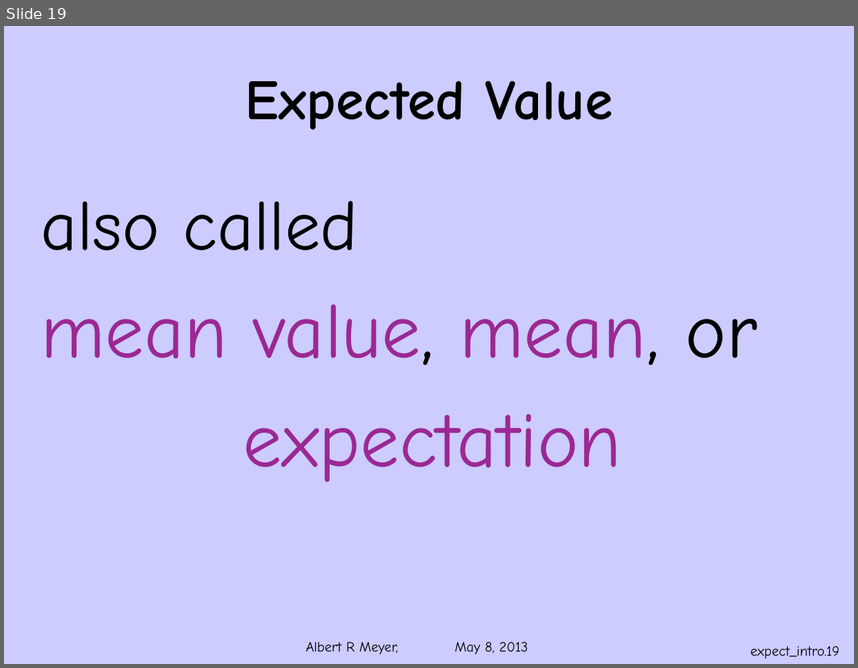
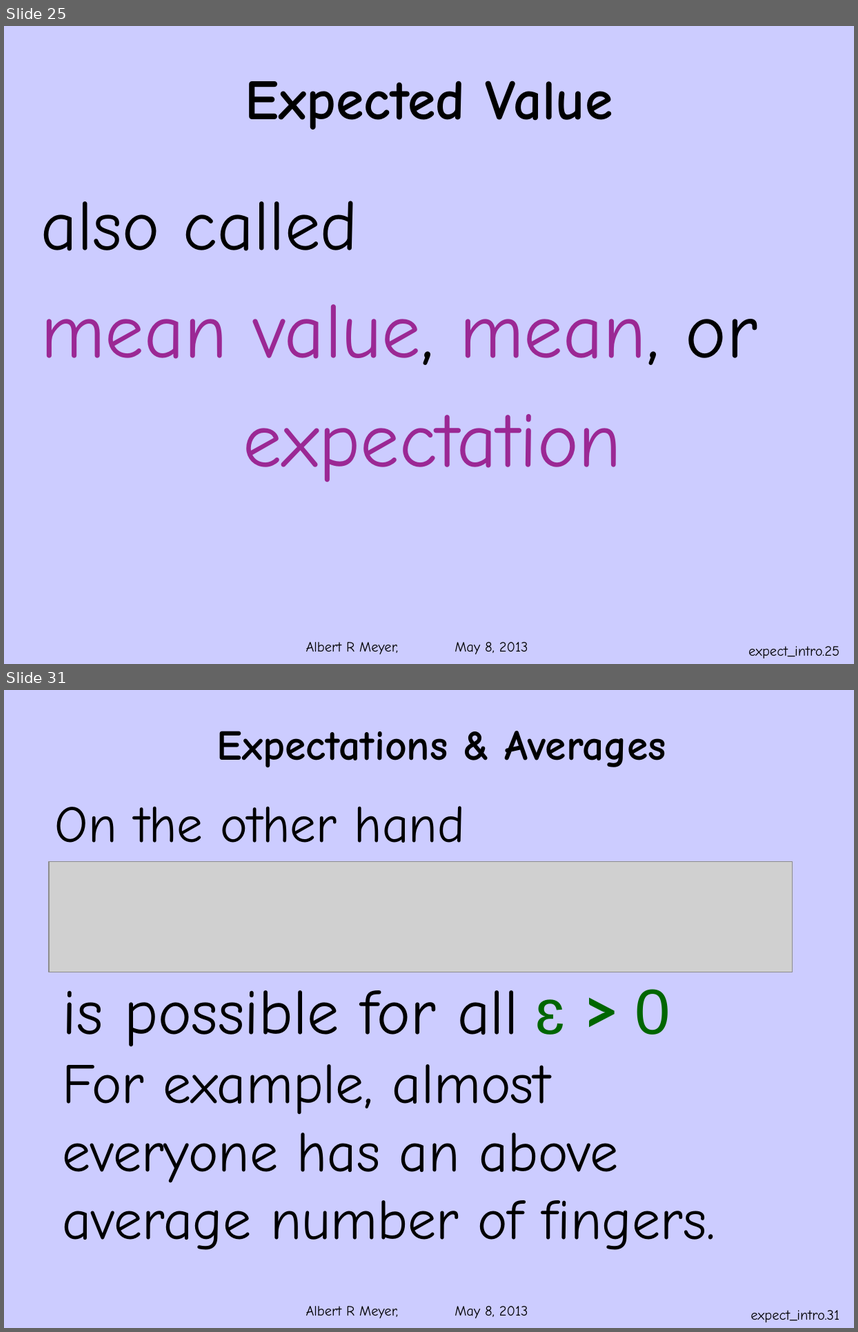
Before and after one commit to armeyer/mcs_web, a slide deck: spring13/slides13/ranvar-expect-intro.pptx. Shown one above the other, each under a label of ours: slide 19 before the commit, slides 25 and 31 after it; the slides between them are not shown. The pictures are 858x668 and 858x1332 pixels, drawn with LibreOffice and Linux fonts; fonts in the diff are those of the drawing; grey boxes stand for pictures; background and template pictures are left out. Boxes give left, top, right and bottom in pixels: in the first picture for what was removed or moved away, otherwise in the second. Text is boxed around its words. In the diff, an @@ line names an element or a change of style, - is before the commit and + after.

Commit message:
extend ranvar-expect-intro.pptx

```diff
--- a/spring13/slides13/ranvar-expect-intro.pptx
+++ b/spring13/slides13/ranvar-expect-intro.pptx
@@ slide 31 added at [4, 690, 854, 1328], background #CCCCFF; not listed: 1 template element that a slide beside it also shows @@
@@ title added at [217, 731, 666, 768], 36 pt, text #000000, bold @@
+Expectations & Averages
@@ text added at [55, 806, 466, 842], 44 pt, text #000000 @@
+On the other hand
@@ picture added at [49, 861, 792, 972] @@
@@ text added at [62, 989, 715, 1250], 48 pt, text #000000 @@
+is possible for all ɛ > 0
+For example, almost
+everyone has an above
+average number of fingers.
@@ page number added at [751, 1310, 840, 1322], 12 pt, text #000000 @@
+expect_intro.31
@@ what was slide 19 is now slide 25 @@
@@ page number at [749, 646, 840, 658]: text changed @@
-expect_intro.19
+expect_intro.25
```
Also in this commit, not shown: 4 slides changed, 13 other slides added, 2 slides removed.
